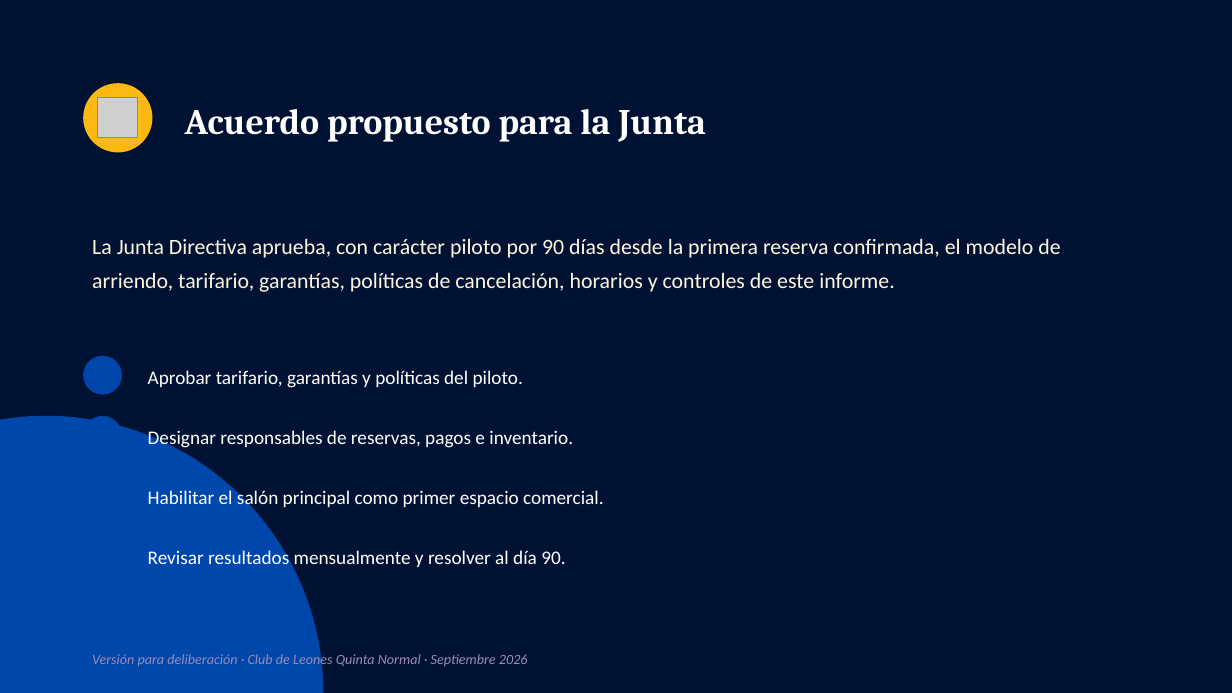
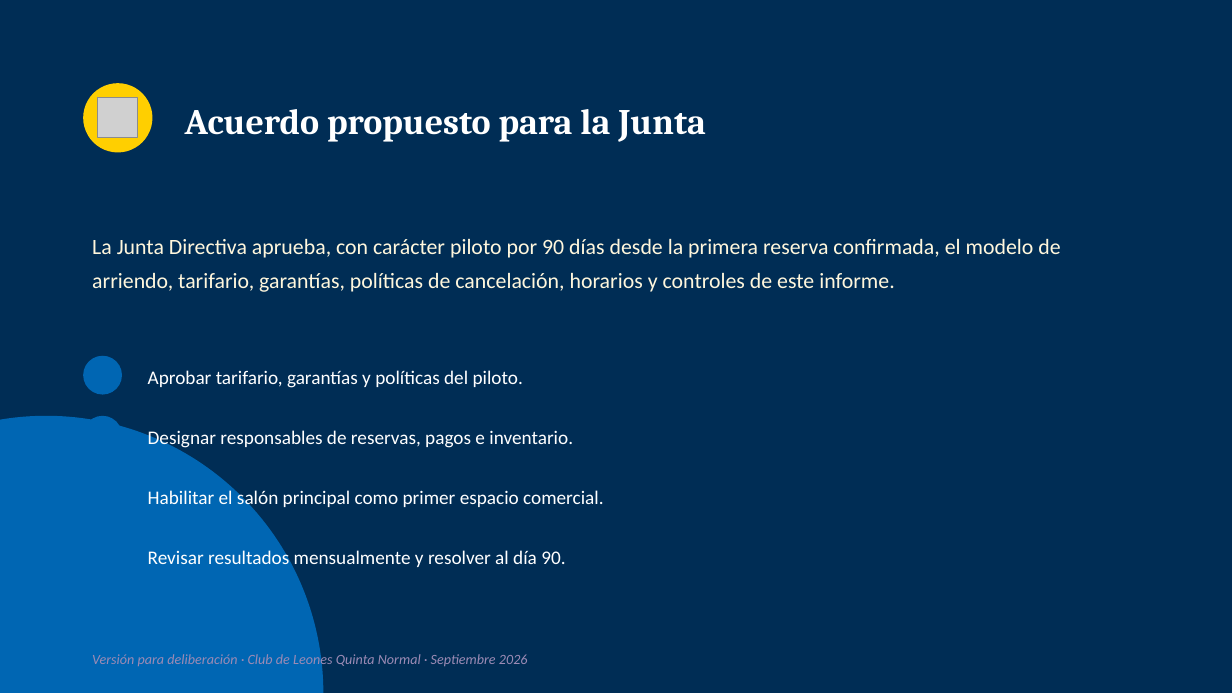
Before and after one commit to wbarrientosd-svg/claude, a slide deck: slide 10 of informes/Presentacion_Modelo_Arriendo_Club_Leones_Z144.pptx. Drawn at 1232x693 pixels with LibreOffice and Linux fonts; fonts in the diff are those of the drawing; grey boxes stand for pictures; background and template pictures are left out. Boxes give left, top, right and bottom in pixels: in the first picture for what was removed or moved away, otherwise in the second. Text is boxed around its words. In the diff, an @@ line names an element or a change of style, - is before the commit and + after.

```diff
--- a/informes/Presentacion_Modelo_Arriendo_Club_Leones_Z144.pptx
+++ b/informes/Presentacion_Modelo_Arriendo_Club_Leones_Z144.pptx
@@ background #001233 to #002D55 @@
@@ ellipse at bbox=[83, 83, 152, 152]: fill #FDB913 to #FFCF00 @@
@@ text "La Junta Directiva aprueba, con ..." at bbox=[92, 239, 1060, 292]: text colour #FFF6DF to #FFF7DD @@
@@ fill #0047AB to #0066B3 in 5 elements at bbox=[0, 416, 323, 693], bbox=[83, 356, 122, 395], bbox=[83, 416, 122, 455], bbox=[83, 476, 122, 515], bbox=[83, 536, 122, 575] @@
```
Also in this commit, not shown: 9 other slides changed, 1 other file.
